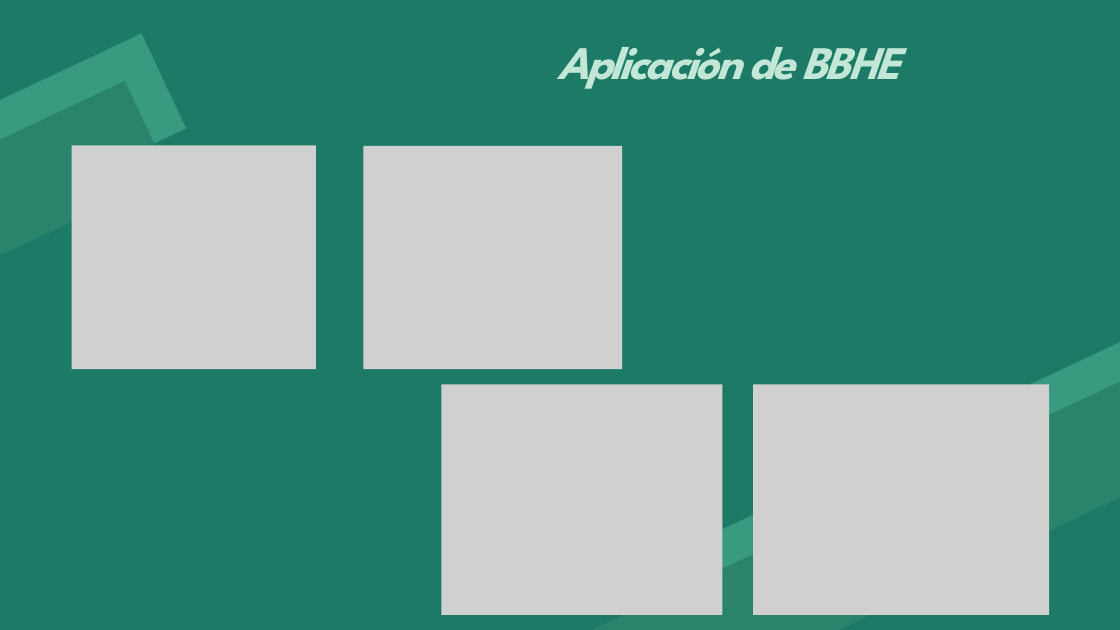
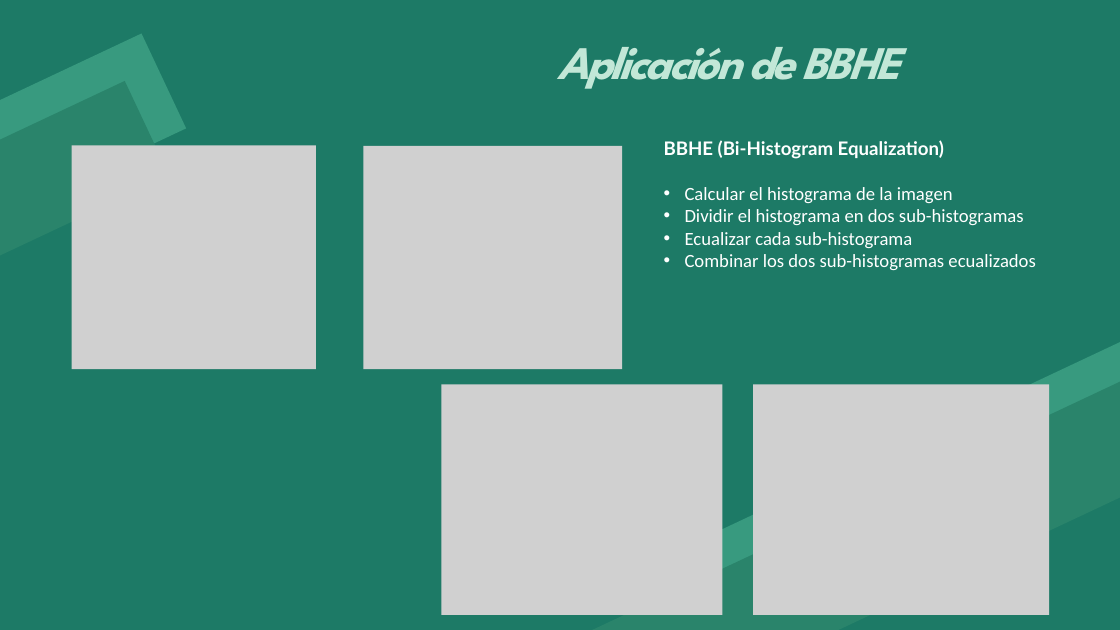
Before and after one commit to aynatgb/MIAAD_PI_TP, a slide deck: slide 6 of Procesamiento digital de imagenes.pptx (slide 7 before the commit). Drawn at 1120x630 pixels with LibreOffice and Linux fonts; fonts in the diff are those of the drawing; grey boxes stand for pictures. Boxes give left, top, right and bottom in pixels: in the first picture for what was removed or moved away, otherwise in the second. Text is boxed around its words. In the diff, an @@ line names an element or a change of style, - is before the commit and + after.

```diff
--- a/Procesamiento digital de imagenes.pptx
+++ b/Procesamiento digital de imagenes.pptx
@@ text added at (664,140,1035,270), 24 pt, text #FFFFFF @@
+BBHE (Bi-Histogram Equalization)
+• Calcular el histograma de la imagen
+• Dividir el histograma en dos sub-histogramas
+• Ecualizar cada sub-histograma
+• Combinar los dos sub-histogramas ecualizados
```
Also in this commit, not shown: 6 other slides changed.
